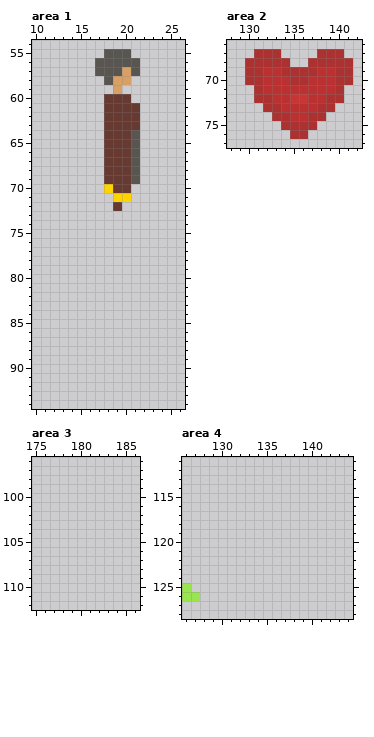
Pixel-art file -- wcale-nie-noita/test1.aseprite. The first picture shows the starting point.
400x200 pixels, 1 frame. Colours within 5 levels of each other are drawn and written as one. Shown: area 1: x 10..26, y 54..94; area 2: x 128..142, y 66..77; area 3: x 175..186, y 96..112; area 4: x 126..144, y 111..128. The commit also changed other parts of the picture, which this record leaves out.
After:
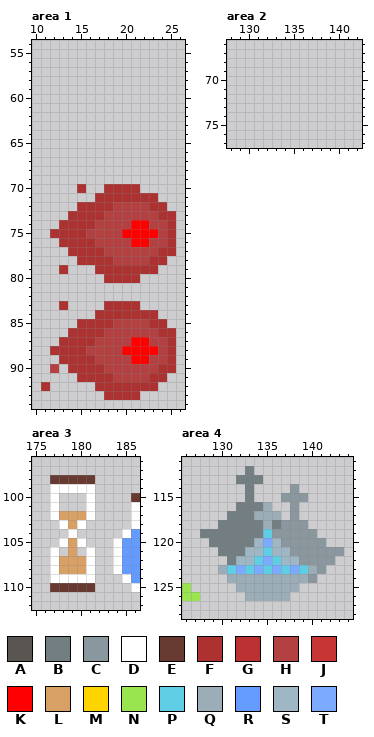
Palette (. is transparent): A #595652  B #737e83  C #8a979e  D #ffffff  E #663931  F #ac3232  G #bb3131  H #b44141  J #c83535  K #ff0000  L #d9a066  M #ffd300  N #99e550  P #5fcde4  Q #9badb7  R #639bff  S #9fb7c4  T #7baaff
Change:
Area 1:
y 55: x 18..20 AAA -> ...
y 56: x 17..21 AAAAA -> .....
y 57: x 17..21 AAALA -> .....
y 58: x 18..20 ALL -> ...
y 59: x 19 L -> .
y 60: x 18..20 EEE -> ...
y 61..63: x 18..21 EEEE -> ....
y 64..69: x 18..21 EEEA -> ....
y 70: x 15 . -> F; x 18..21 MEE. -> FFFF
y 71: x 17..23 ..MM... -> FFFFFFF
y 72: x 15..24 ....E..... -> FFFFHHHHFF
y 73: x 14..25 ............ -> FFFFHHHHHHFF
y 74: x 13..25 ............. -> FFFFHHHHKKHHF
y 75: x 12..25 .............. -> FFFFHHHHKKKKHF
y 76: x 13..25 ............. -> FFFFHHHHKKHHF
y 77: x 14..25 ............ -> FFFFHHHHHHFF
y 78: x 15..24 .......... -> FFFFHHHHFF
y 79: x 13 . -> F; x 17..23 ....... -> FFFFFFF
y 80: x 18..21 .... -> FFFF
y 83: x 13 . -> F; x 18..21 .... -> FFFF
y 84: x 17..23 ....... -> FFFFFFF
y 85: x 15..24 .......... -> FFFFHHHHFF
y 86: x 14..25 ............ -> FFFFHHHHHHFF
y 87: x 13..25 ............. -> FFFFHHHHKKHHF
y 88: x 12..25 .............. -> FFFFHHHHKKKKHF
y 89: x 13..25 ............. -> FFFFHHHHKKHHF
y 90: x 12 . -> H; x 14..25 ............ -> FFFFHHHHHHFF
y 91: x 15..24 .......... -> FFFFHHHHFF
y 92: x 11 . -> F; x 17..23 ....... -> FFFFFFF
y 93: x 18..21 .... -> FFFF
Area 2:
y 67: x 131..133 FFF -> ...; x 138..140 FFF -> ...
y 68: x 130..134 FFFFF -> .....; x 137..141 FFFFF -> .....
y 69: x 130..141 FFGGFFFFGGFF -> ............
y 70: x 130..141 FFGGGFFGGGFF -> ............
y 71: x 131..140 FGGGGGGGGF -> ..........
y 72: x 131..140 FFGGJJGGFF -> ..........
y 73: x 132..139 FFGGGGFF -> ........
y 74: x 133..138 FFGGFF -> ......
y 75: x 134..137 FFFF -> ....
y 76: x 135..136 FF -> ..
Area 3:
y 98: x 177..181 ..... -> EEEEE
y 99: x 177..181 ..... -> DDDDD
y 100: x 177 . -> D; x 181 . -> D; x 186 . -> E
y 101: x 177 . -> D; x 181 . -> D; x 186 . -> D
y 102: x 177..181 ..... -> DLLLD; x 186 . -> D
y 103: x 178..180 ... -> DLD; x 186 . -> D
y 104: x 179 . -> D; x 185..186 .. -> DR
y 105: x 178..180 ... -> DLD; x 184..186 ... -> DRR
y 106: x 177 . -> D; x 179 . -> L; x 181 . -> D; x 184..186 ... -> DRR
y 107..108: x 177..181 ..... -> DLLLD; x 184..186 ... -> DRR
y 109: x 177..181 ..... -> DDDDD; x 185..186 .. -> DR
y 110: x 177..181 ..... -> EEEEE; x 186 . -> D
Area 4:
y 112: x 133 . -> B
y 113: x 132..134 ... -> BBB
y 114: x 133 . -> B; x 138 . -> C
y 115: x 133 . -> B; x 137..139 ... -> CCC
y 116: x 132..135 .... -> BBBQ; x 138 . -> C
y 117: x 131..136 ...... -> BBBQQQ; x 138 . -> C
y 118: x 130..139 .......... -> BBBBBQBCCC
y 119: x 128..140 ............. -> BBBBBBBPCCCCC
y 120: x 129..141 ............. -> BBBBBSTSCCCCC
y 121: x 130..143 .............. -> BBBSSPSSCCCCCC
y 122: x 131..142 ............ -> BSSPTPSSCCCC
y 123: x 130..141 ............ -> QPTPTPTPTPQC
y 124: x 131..140 .......... -> QQQQQQQQQC
y 125: x 132..138 ....... -> QQQQQQQ
y 126: x 133..137 ..... -> QQQQQ
Changed places in both pictures, as pixel boxes (x1, y1, x2, y2):
changed: (41, 49, 176, 400)
erased: (245, 49, 353, 139)
added: (50, 475, 140, 592)
added: (200, 466, 344, 601)
